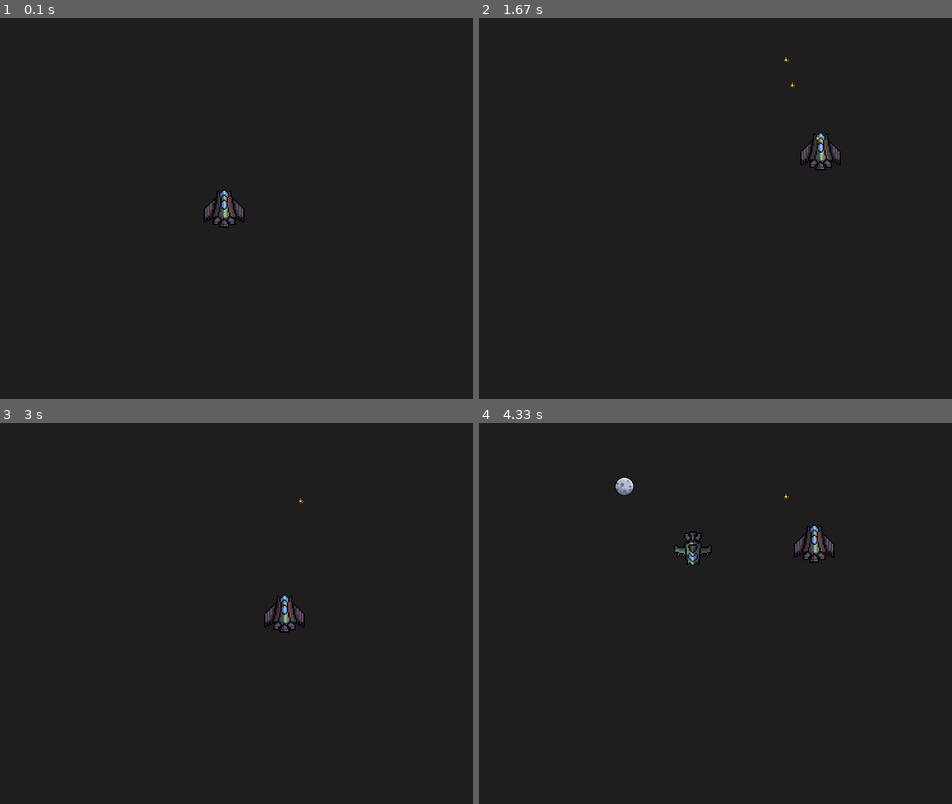
Above: before the commit, frames 1-4 (two rows, left to right).
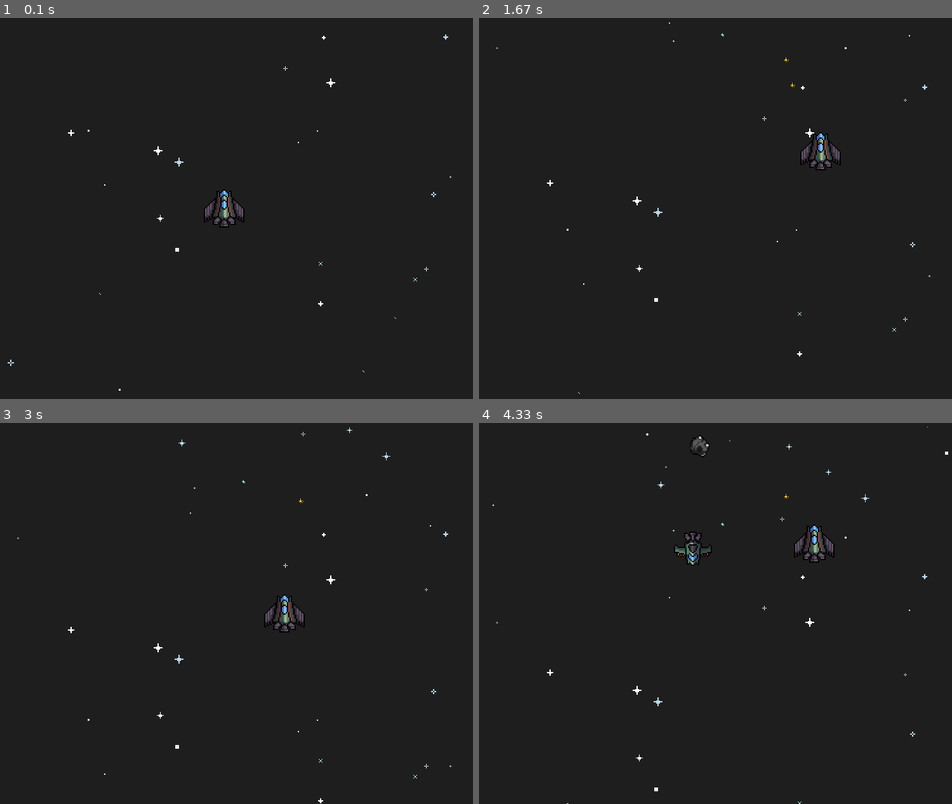
Above: after the commit, the same moments.

Repository: wiktoriamarczyk/SpaceShooter2D-Pygame
Game: pygame game, started from main.py
Two runs of this game, one before a commit and one after it. Both use one fixed random seed, a clock stepped at 60 frames per second and the inputs below.
Inputs:
- Up to frame 1 (0.1 s): no input
- Up to frame 2 (1.67 s): tap Space at 0.33, 0.73, 1.03, 1.23, 1.57 s; hold Right 0.67-1.13 s; hold Up 1.17-1.47 s; hold Right from 1.5 s (still down)
- Up to frame 3 (3 s): tap Space at 1.87, 2.07, 2.37, 2.63, 2.97 s; release Right at 1.97 s; hold Left 2-2.53 s; hold Down 2.57-2.87 s; hold Left from 2.9 s (still down)
- Up to frame 4 (4.33 s): tap Space at 3.27, 3.4, 3.8, 4.1 s; release Left at 3.3 s; hold Up 3.33-3.7 s; hold Right from 3.73 s (still down)

The runs differ from the first frame. In frame 1, 0.1% of the frame differs, in the area x 1-96%, y 4-98%; in frame 2, 0.1%; in frame 3, 0.1%; in frame 4, 0.4%, in the area x 2-100%, y 1-100%.

Commit message:
Add parallax effect to background objects

Diff:
--- a/BackgroundObject.py
+++ b/BackgroundObject.py
@@ -1,10 +1,16 @@
 from DynamicObject import *
 
 class BackgroundObject (DynamicObject):
-    def __init__(self, position, sprite, size):
+    def __init__(self, position, sprite, size, depth, color=None):
         super().__init__(position, sprite)
 
-        self.size = size
+        self.size = size * 0.5 * depth
+        self.speed = self.speed / depth
+        self.color = color
+
+        # color the image
+        if self.color is not None:
+            self.apply_color()
 
         self.initialize()
 
@@ -15,10 +21,6 @@
         # move down
         self.position.y += self.speed * delta_time
 
-        # check if the object is out of bounds
-        if (self.position.y > SCREEN_HEIGHT or self.position.x < 0 or self.position.x > SCREEN_WIDTH):
-            self.alive = False
-
 
     def render(self, screen):
         super().render(screen)
--- a/Common.py
+++ b/Common.py
@@ -5,12 +5,16 @@
 DATA_PATH = 'data'
 UNIT_SPRITES_PATH = 'data/sprites/units/'
 WEAPON_SPRITES_PATH = 'data/sprites/weapons/'
-BACKGROUND_SPRITES_PATH = 'data/sprites/background/'
+ASTEROID_SPRITES_PATH = 'data/sprites/background/asteroids/'
+STARS_SPRITES_PATH = 'data/sprites/background/stars/'
 
 SCREEN_WIDTH = 800
 SCREEN_HEIGHT = 600
 BACKGROUND_COLOR = (30, 30, 30)
+STAR_COLORS = [(255,255,255), (239,234,232), (185, 217, 235), (174, 242, 231), (255, 186, 255), (187, 250, 223), (181, 195, 245)]
 SHIP_SIZE = 64
+STAR_SIZE = 16
+ASTEROID_SIZE = 96
 
 class EnemyTypes(Enum) :
     BASIC = 1
--- a/DynamicObject.py
+++ b/DynamicObject.py
@@ -14,7 +14,7 @@
         super().update(delta_time)
 
         # check if the object is out of bounds
-        if (self.position.y > SCREEN_HEIGHT or self.position.x < 0 or self.position.x > SCREEN_WIDTH):
+        if (self.position.y > SCREEN_HEIGHT + self.size.y or self.position.x < 0 - self.size.x or self.position.x > SCREEN_WIDTH + self.size.x):
             self.alive = False
 
 
--- a/Engine.py
+++ b/Engine.py
@@ -25,10 +25,12 @@
 
         # resources
         self.units_sprites = []
-        self.background_sprites = []
         self.weapon_sprites = []
+        self.asteroids_sprites = []
+        self.stars_sprites = []
         self.load_all_images()
 
+        self.spawn_init_stars()
         self.init_game_objects()
 
 
@@ -57,6 +59,7 @@
     def render(self):
         for game_object in self.game_objects:
             game_object.render(self.screen)
+        self.ship.render(self.screen)
 
 
     def update(self, delta_time):
@@ -68,24 +71,11 @@
                 self.game_objects.remove(go)
                 go.__del__()
 
-        # check if it is time to spawn new wave of enemies
-        if current_time - self.last_wave_time >= self.new_wave_time:
-            print('New wave')
-            self.last_wave_time = current_time
-            self.enemy_type = BombEnemy
-
-        # check if it is time to spawn a new enemy
-        if current_time - self.last_enemy_time >= self.new_enemy_time:
-            self.spawn_enemy()
-            self.last_enemy_time = current_time
-
-        # check if it is time to spawn a new background object
-        if current_time - self.last_background_obj_time >= self.background_obj_spawn_time:
-            self.spawn_background_object()
-            self.last_background_obj_time = current_time
+        self.spawn_time_objects(current_time)
 
         for game_object in self.game_objects:
             game_object.update(delta_time)
+        self.ship.update(delta_time)
 
 
     def fire_bullet(self):
@@ -104,27 +94,71 @@
         enemy = self.enemy_type(pg.Vector2(x_position, -SHIP_SIZE), self.units_sprites[sprite_path])
         self.game_objects.append(enemy)
 
-
-    def spawn_background_object(self):
-        size = random.randint(32, 96)
-        x_position = random.randint(2*size, SCREEN_WIDTH - 2*size)
-        print('Spawn background object at:', x_position, -size)
-
-        sprite_image = random.choice(list(self.background_sprites.values()))
-        background_object = BackgroundObject(pg.Vector2(x_position, -size), sprite_image, pg.Vector2(size, size))
+    # ----------------- Background objects -----------------
+
+    def spawn_background_object(self, sprite_list, position, size_range, depth_range, color=None):
+        """
+        Spawns a generic background object.
+
+        Args:
+            sprite_list (dict): Dictionary of sprites to choose from.
+            position (pg.Vector2): Initial position of the object.
+            size_range (tuple): Minimum and maximum size of the object (min_size, max_size).
+            depth_range (tuple): Minimum and maximum depth of the object (min_depth, max_depth).
+            color (pg.Color): Color of the object.
+        """
+        depth = random.randint(*depth_range)
+        size = random.randint(*size_range)
+        sprite_image = random.choice(list(sprite_list.values()))
+        background_object = BackgroundObject(position, sprite_image, pg.Vector2(size, size), depth, color)
         self.game_objects.append(background_object)
 
+
+    def spawn_asteroids(self):
+        """Spawns an asteroid."""
+        size_range = (ASTEROID_SIZE // 2, ASTEROID_SIZE)
+        depth_range = (1, 2)
+        x_position = random.randint(2 * ASTEROID_SIZE, SCREEN_WIDTH - 2 * ASTEROID_SIZE)
+        position = pg.Vector2(x_position, -ASTEROID_SIZE)
+        self.spawn_background_object(self.asteroids_sprites, position, size_range, depth_range)
+
+
+    def spawn_star(self, position):
+        """Spawns a single star at the specified position."""
+        color=None
+        if random.randint(1, 5) == 4:
+            color = random.choice(STAR_COLORS)
+        size_range = (STAR_SIZE // 2, STAR_SIZE)
+        depth_range = (1, 2)
+        self.spawn_background_object(self.stars_sprites, position, size_range, depth_range, color)
+
+
+    def spawn_init_stars(self):
+        """Spawns initial stars randomly across the screen."""
+        for _ in range(25):
+            x_position = random.randint(STAR_SIZE, SCREEN_WIDTH - STAR_SIZE)
+            y_position = random.randint(STAR_SIZE, SCREEN_HEIGHT - STAR_SIZE)
+            self.spawn_star(pg.Vector2(x_position, y_position))
+
+
+    def spawn_stars(self):
+        """Spawns a new star at the top of the screen."""
+        x_position = random.randint(STAR_SIZE, SCREEN_WIDTH - STAR_SIZE)
+        y_position = -STAR_SIZE
+        self.spawn_star(pg.Vector2(x_position, y_position))
+
+    # ------------------------------------------------------
 
     def init_game_objects(self):
         ship = Ship(self.units_sprites['ship.png'])
         self.ship = ship
-        self.game_objects.append(ship)
 
 
     def load_all_images(self):
         self.units_sprites = self.load_images(UNIT_SPRITES_PATH)
-        self.background_sprites = self.load_images(BACKGROUND_SPRITES_PATH)
+        self.asteroids_sprites = self.load_images(ASTEROID_SPRITES_PATH)
         self.weapon_sprites = self.load_images(WEAPON_SPRITES_PATH)
+        self.stars_sprites = self.load_images(STARS_SPRITES_PATH)
 
 
     def load_images(self, dir_path):
@@ -144,5 +178,32 @@
         self.last_wave_time = time.time()
         self.new_wave_time = 10
 
-        self.last_background_obj_time = time.time()
-        self.background_obj_spawn_time = 3
+        self.last_asteroid_spawn_time = time.time()
+        self.asteroid_spawn_time = 3
+
+        self.last_stars_spawn_time = time.time()
+        self.stars_spawn_time = 0.2
+
+
+    def spawn_time_objects(self, current_time):
+        # check if it is time to spawn new wave of enemies
+        if current_time - self.last_wave_time >= self.new_wave_time:
+            print('New wave')
+            self.last_wave_time = current_time
+            self.enemy_type = BombEnemy
+
+        # check if it is time to spawn a new enemy
+        if current_time - self.last_enemy_time >= self.new_enemy_time:
+            self.spawn_enemy()
+            self.last_enemy_time = current_time
+
+        # check if it is time to spawn a new background object
+        if current_time - self.last_asteroid_spawn_time >= self.asteroid_spawn_time:
+            self.spawn_asteroids()
+            self.last_asteroid_spawn_time = current_time
+
+
+        # check if it is time to spawn a new stars
+        if current_time - self.last_stars_spawn_time >= self.stars_spawn_time:
+            self.spawn_stars()
+            self.last_stars_spawn_time = current_time
--- a/GameObject.py
+++ b/GameObject.py
@@ -28,3 +28,12 @@
 
     def draw_rect(self, screen):
         pg.draw.rect(screen, (255, 255, 255), self.rect, 1)
+
+    def apply_color(self):
+        """
+        Applies the specified color to the image using a blend mode.
+        """
+        colored_image = pg.Surface(self.image.get_size(), flags=pg.SRCALPHA)
+        colored_image.fill(self.color)  # Wypełnienie kolorem
+
+        self.image.blit(colored_image, (0, 0), special_flags=pg.BLEND_RGBA_MULT)
Binary file removed: data/sprites/background/asteroid3.png
Renamed: data/sprites/background/asteroid1.png -> data/sprites/background/asteroids/asteroid1.png
Renamed: data/sprites/background/asteroid2.png -> data/sprites/background/asteroids/asteroid2.png
Binary file added: data/sprites/background/asteroids/asteroid3.png
Renamed: data/sprites/background/asteroid4.png -> data/sprites/background/asteroids/asteroid4.png
Binary file removed: data/sprites/background/meteorito.png
Binary file added: data/sprites/background/stars/star1.png
Binary file added: data/sprites/background/stars/star2.png
Binary file added: data/sprites/background/stars/star3.png
Binary file added: data/sprites/background/stars/star4.png
Binary file added: data/sprites/background/stars/star5.png
